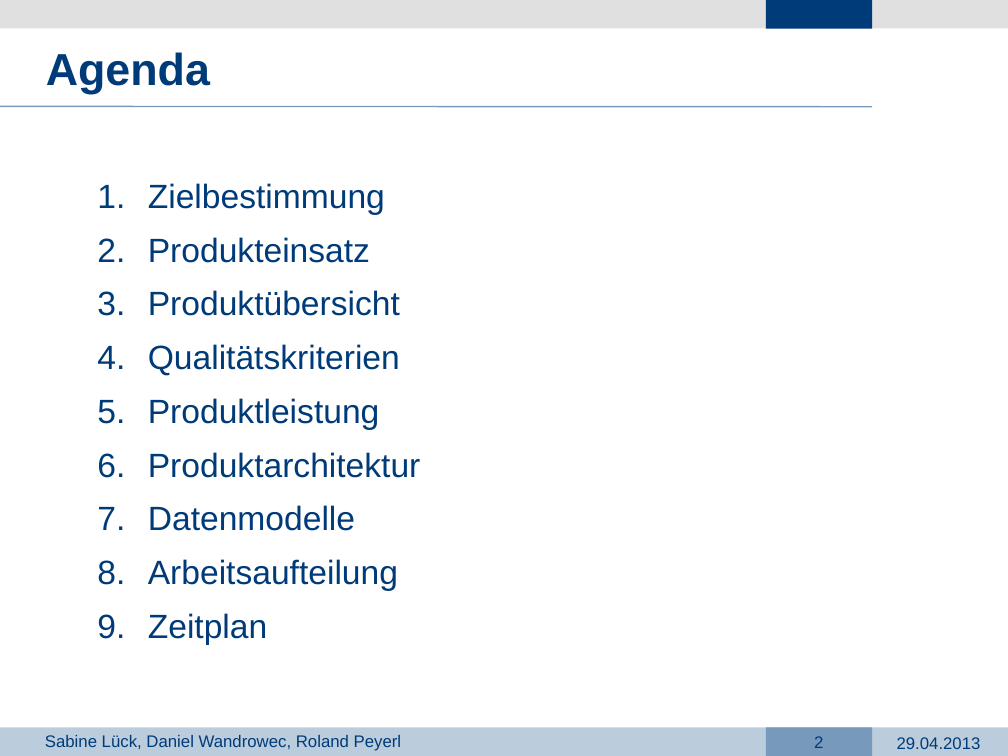
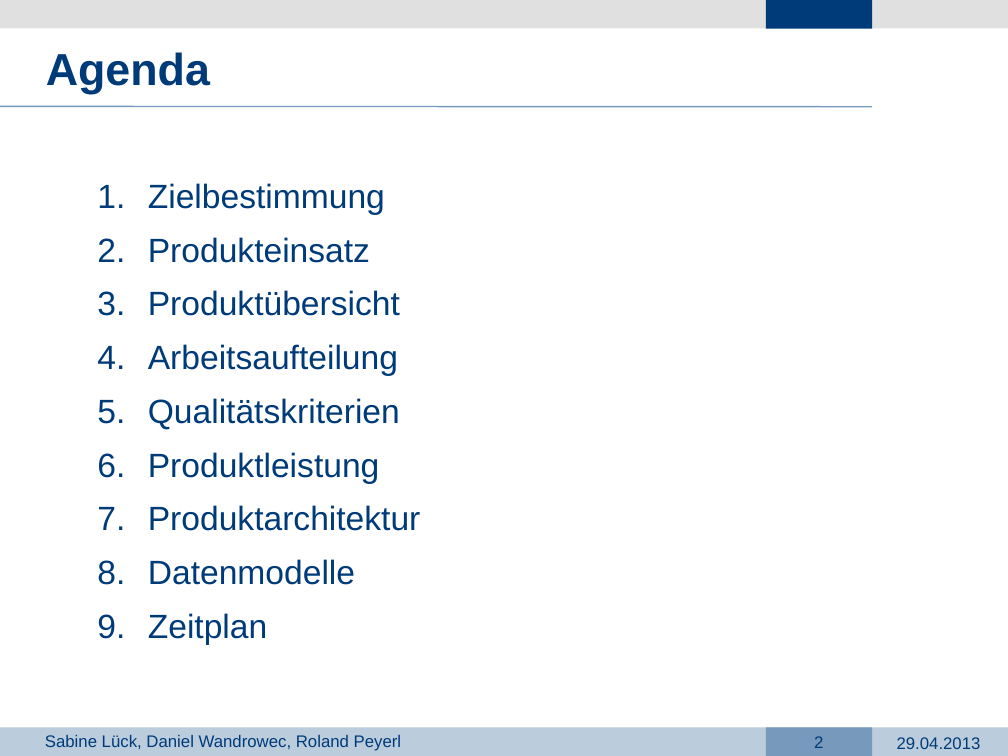
Before and after one commit to dark-saron/PRG4, a slide deck: slide 2 of Präsentation PRG4.pptx. Drawn at 1008x756 pixels with LibreOffice and Linux fonts; fonts in the diff are those of the drawing; background and template pictures are left out. Boxes give left, top, right and bottom in pixels: in the first picture for what was removed or moved away, otherwise in the second. Text is boxed around its words. In the diff, an @@ line names an element or a change of style, - is before the commit and + after.

```diff
--- a/Präsentation PRG4.pptx
+++ b/Präsentation PRG4.pptx
@@ text at box(148, 344, 398, 376): paragraph added @@
+4. Arbeitsaufteilung
@@ text at box(148, 559, 398, 591): paragraph removed @@
-8. Arbeitsaufteilung
```
Also in this commit, not shown: 11 other slides changed, 1 slide added.
